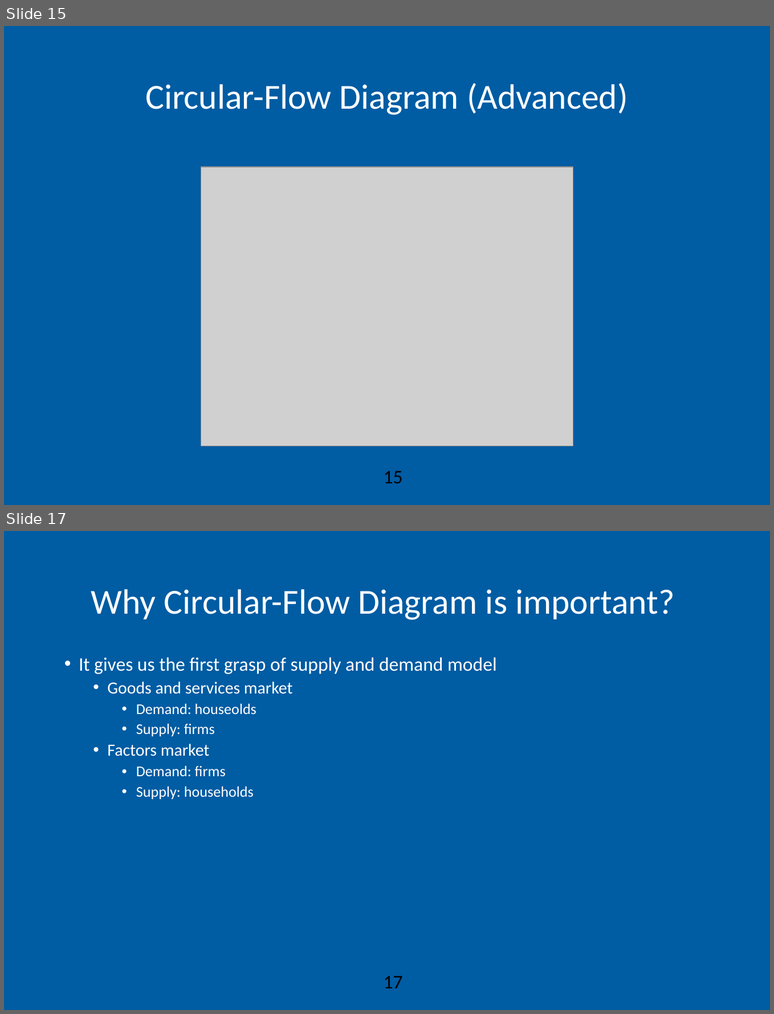
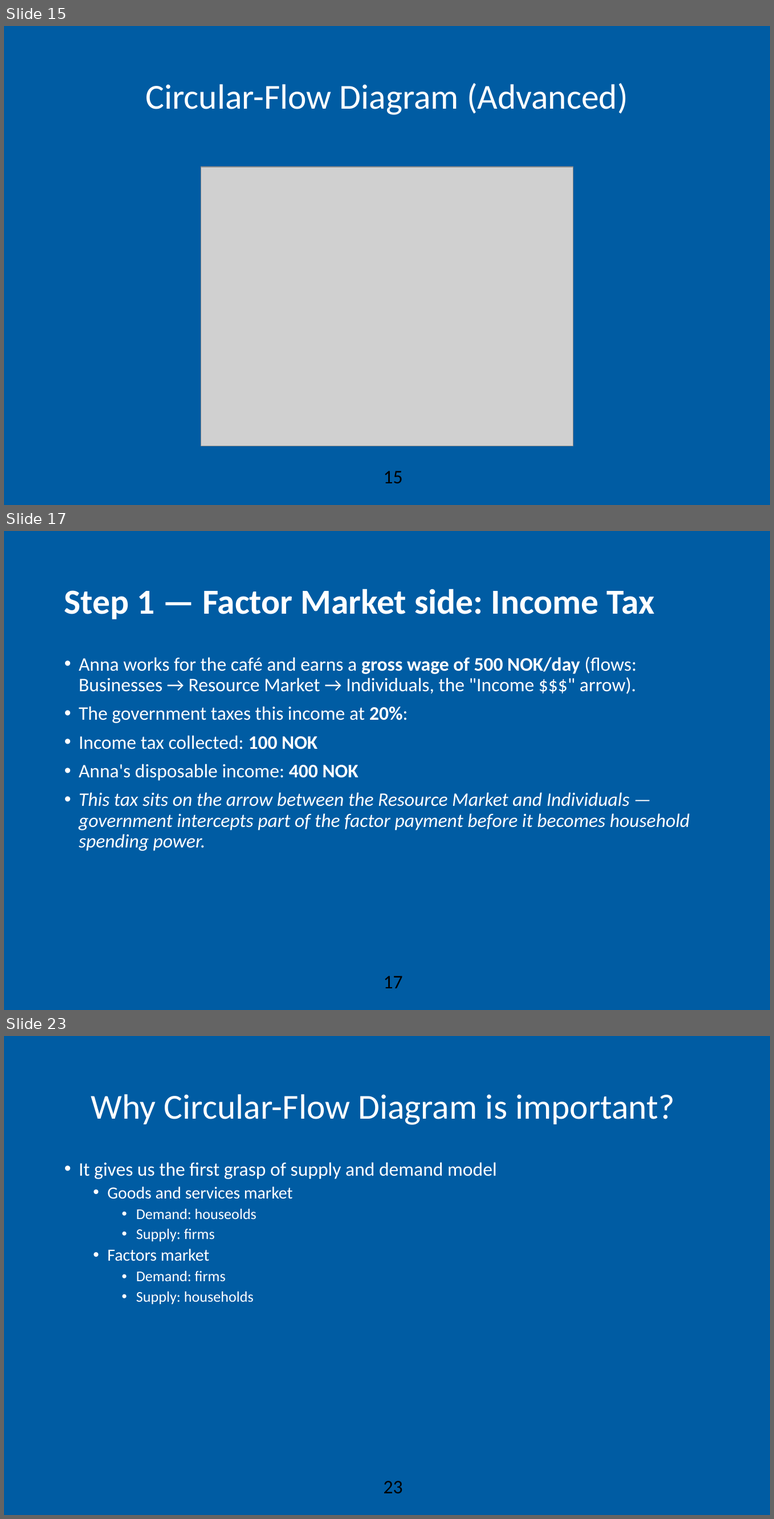
Before and after one commit to AEGDDI/idr305, a slide deck: lectures/L2.pptx. Shown one above the other, each under a label of ours: slides 15 and 17 before the commit, slides 15, 17 and 23 after it; the slides between them are not shown. The pictures are 774x1014 and 774x1519 pixels, drawn with LibreOffice and Linux fonts; fonts in the diff are those of the drawing; grey boxes stand for pictures; background and template pictures are left out. Boxes give left, top, right and bottom in pixels: in the first picture for what was removed or moved away, otherwise in the second. Text is boxed around its words. In the diff, an @@ line names an element or a change of style, - is before the commit and + after.

```diff
--- a/lectures/L2.pptx
+++ b/lectures/L2.pptx
@@ slide 17 added at box(4, 531, 770, 1010), background #FFFFFF; not listed: 2 template elements that a slide beside it also shows @@
@@ title added at box(64, 589, 655, 619), 33 pt, text #FFFFFF, bold @@
+Step 1 — Factor Market side: Income Tax
@@ text added at box(79, 656, 690, 851), 18 pt, text #FFFFFF @@
+• Anna works for the café and earns a gross wage of 500 NOK/day (flows: Businesses → Resource Market → Individuals, the "Income $$$" arrow).
+• The government taxes this income at 20%:
+• Income tax collected: 100 NOK
+• Anna's disposable income: 400 NOK
+• This tax sits on the arrow between the Resource Market and Individuals — government intercepts part of the factor payment before it becomes household spending power.
@@ what was slide 17 is now slide 23 @@
@@ page number at box(384, 1481, 403, 1493): text changed @@
-17
+23
```
Also in this commit, not shown: 4 slides changed, 5 other slides added, 1 other file.
